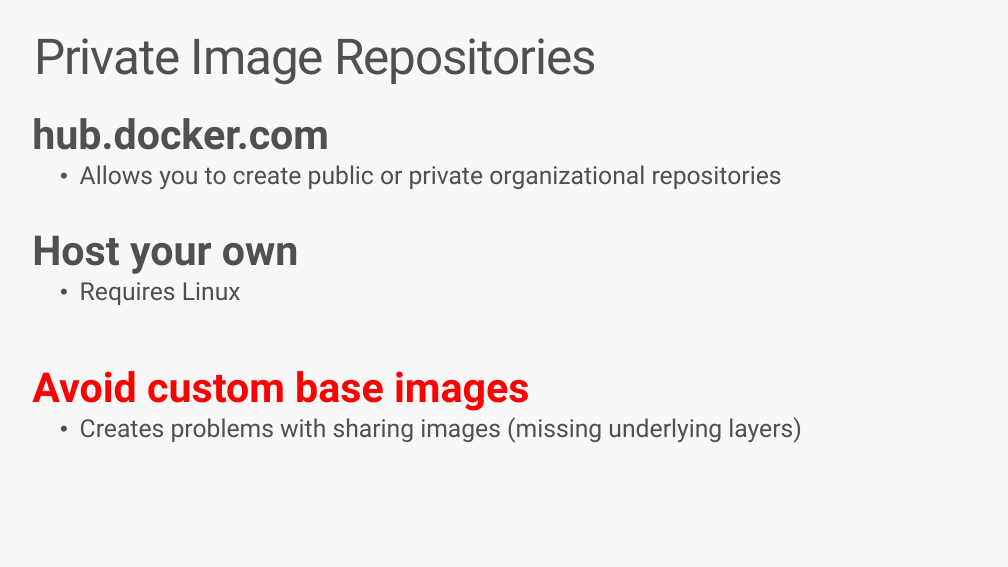
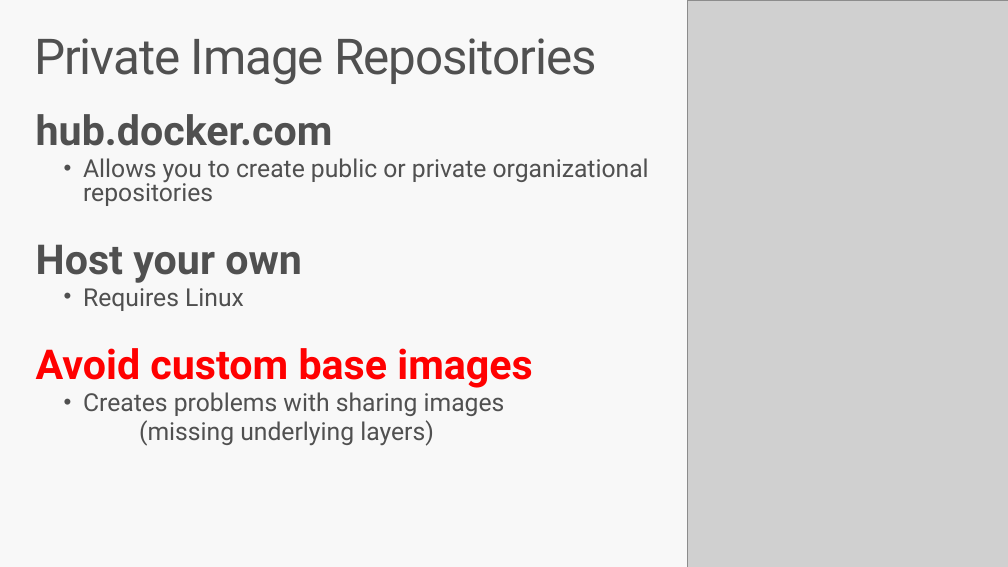
Before and after one commit to brentstineman/PersonalStuff, a slide deck: slide 22 of Presentations/ContainersForWindowsDevs.pptx. Drawn at 1008x567 pixels with LibreOffice and Linux fonts; fonts in the diff are those of the drawing; grey boxes stand for pictures. Boxes give left, top, right and bottom in pixels: in the first picture for what was removed or moved away, otherwise in the second. Text is boxed around its words. In the diff, an @@ line names an element or a change of style, - is before the commit and + after.

```diff
--- a/Presentations/ContainersForWindowsDevs.pptx
+++ b/Presentations/ContainersForWindowsDevs.pptx
@@ picture added at bbox=[687, 0, 1008, 567] @@
@@ text at bbox=[36, 114, 649, 388]: line spacing 0.9 to 0.8 @@
@@ text at bbox=[83, 392, 505, 446]: text changed @@
-  • Creates problems with sharing images (missing underlying layers)
+  • Creates problems with sharing images
+  (missing underlying layers)
```
Also in this commit, not shown: 1 other slide changed, 1 other file.
